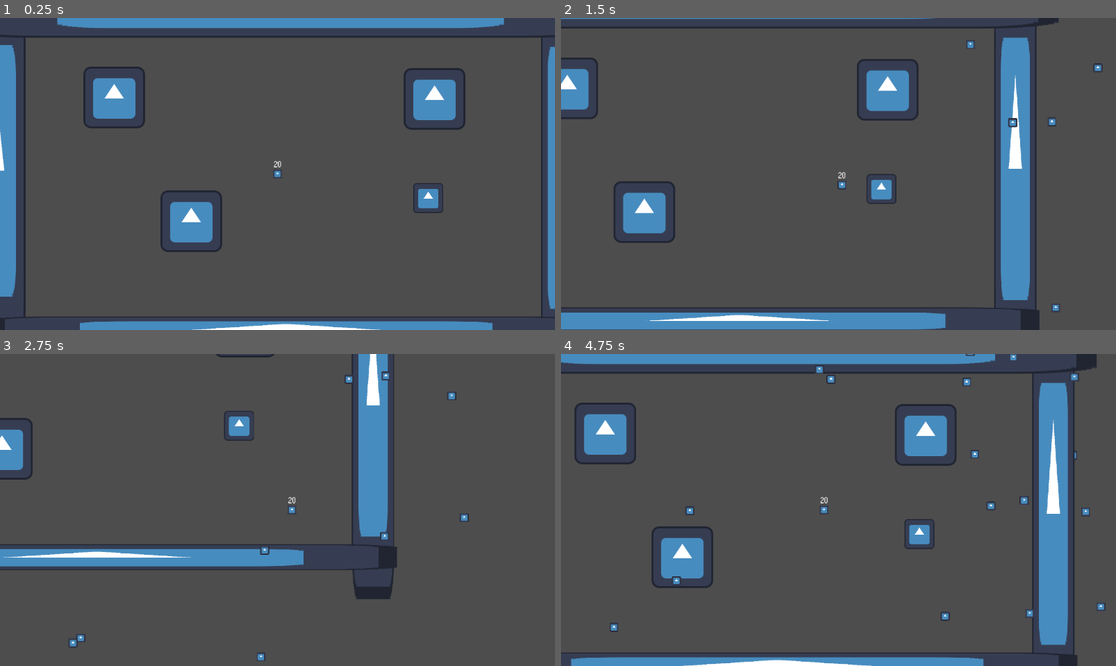
Above: before the commit, frames 1-4 (two rows, left to right).
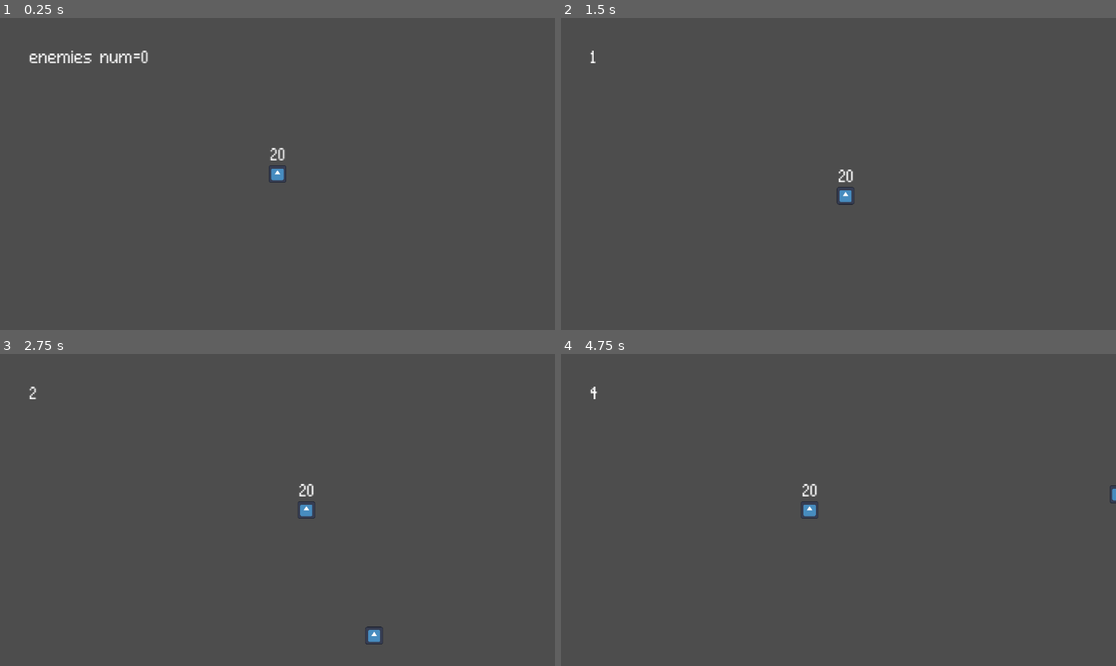
Above: after the commit, the same moments.

Repository: NassimNG20/up_dog
Game: Godot game, scene res://scenes/game_scene.tscn
Two runs of this game, one before a commit and one after it. Both use one fixed random seed, a clock stepped at 60 frames per second and the inputs below. The engine's default icon, where the game draws it, is replaced by a stand-in: a white triangle on a blue panel in a dark square.
Inputs:
- Up to frame 1 (0.25 s): no input
- Up to frame 2 (1.5 s): tap Enter at 0.5 s; hold D (move_right) 0.53-1.28 s; hold S (move_down) from 1.28 s (still down)
- Up to frame 3 (2.75 s): release S (move_down) at 2.03 s; hold D (move_right) from 2.03 s (still down)
- Up to frame 4 (4.75 s): release D (move_right) at 2.78 s; hold W (move_up) 2.78-3.53 s; hold A (move_left) from 3.53 s (still down)

The runs differ from the first frame. In frame 1, 14% of the frame differs, in the area x 0-100%, y 0-100%; in frame 2, 14%; in frame 3, 9.2%; in frame 4, 16%.

Commit message:
Implement camera zoom x2, added lable enemies num also cap enemies num at 300 changes the spawning rate to 1.0 and also the speed of simple enemies from 50 to 100

Diff:
--- a/scenes/game_scene.tscn
+++ b/scenes/game_scene.tscn
@@ -10,51 +10,68 @@
 
 [node name="player_camera_2D" parent="." node_paths=PackedStringArray("target") instance=ExtResource("3_ycayy")]
 position = Vector2(-90, -56)
+zoom = Vector2(2, 2)
 target = NodePath("../Player")
+
+[node name="enemies" type="Label" parent="player_camera_2D"]
+offset_left = -258.0
+offset_top = -129.0
+offset_right = -134.0
+offset_bottom = -112.0
+text = "enemies num = 0"
 
 [node name="Player" parent="." instance=ExtResource("2_onqr8")]
 position = Vector2(-90, -56)
 
 [node name="Ennemie_simple" parent="." instance=ExtResource("3_bw6k5")]
 position = Vector2(744, -280)
+speed = 100.0
 
 [node name="Icon" type="Sprite2D" parent="."]
+visible = false
 position = Vector2(501, -61)
 scale = Vector2(0.6875, 6.48438)
 texture = ExtResource("1_w5aja")
 
 [node name="Icon2" type="Sprite2D" parent="."]
+visible = false
 position = Vector2(-677, -75)
 scale = Vector2(1, 6.21875)
 texture = ExtResource("1_w5aja")
 
 [node name="Icon3" type="Sprite2D" parent="."]
+visible = false
 position = Vector2(-83.5, -403)
 scale = Vector2(10.5391, 1)
 texture = ExtResource("1_w5aja")
 
 [node name="Icon4" type="Sprite2D" parent="."]
+visible = false
 position = Vector2(-72, 267)
 scale = Vector2(9.73438, 0.421875)
 texture = ExtResource("1_w5aja")
 
 [node name="Icon5" type="Sprite2D" parent="."]
+visible = false
 position = Vector2(223, -6)
 scale = Vector2(0.484375, 0.484375)
 texture = ExtResource("1_w5aja")
 
 [node name="Icon6" type="Sprite2D" parent="."]
+visible = false
 position = Vector2(-429, -215)
 texture = ExtResource("1_w5aja")
 
 [node name="Icon7" type="Sprite2D" parent="."]
+visible = false
 position = Vector2(236, -212)
 texture = ExtResource("1_w5aja")
 
 [node name="Icon8" type="Sprite2D" parent="."]
+visible = false
 position = Vector2(-269, 42)
 texture = ExtResource("1_w5aja")
 
 [node name="Enemy_spawner" parent="." instance=ExtResource("5_y3j0m")]
 enemy_scene = ExtResource("3_bw6k5")
-spawn_delay = 0.1
+spawn_delay = 1
--- a/scripts/ennemies/utils/enemy_spawner.gd
+++ b/scripts/ennemies/utils/enemy_spawner.gd
@@ -1,13 +1,15 @@
 extends Node2D
 
+@onready var enemies: Label = $"../player_camera_2D/enemies"
 # Enemy scene to spawn (drag enemy.tscn here in the Inspector)
 @export var enemy_scene: PackedScene
 # Distance from the player where enemies will spawn
 @export var spawn_radius := 600.0
 # Time (in seconds) between each spawn
-@export var spawn_delay := 1.0
+@export var spawn_delay: int
 # Reference to the player node
 var player: Node2D
+var enemies_num: int = 0
 
 func _ready():
 	# Get the player automatically using the "player" group
@@ -18,7 +20,7 @@
 
 func spawn_loop() -> void:
 	# Infinite loop that spawns enemies every spawn_delay seconds
-	while true:
+	while enemies_num < 300:
 		await get_tree().create_timer(spawn_delay).timeout
 		spawn_enemy()
 
@@ -30,6 +32,8 @@
 	var enemy = enemy_scene.instantiate()
 	# Add the enemy to the same parent as the spawner
 	get_parent().add_child(enemy)
+	enemies_num = enemies_num + 1
+	enemies.text = str(enemies_num)
 	# Pick a random direction around the player (0 → 360°)
 	var angle = randf() * TAU
 
